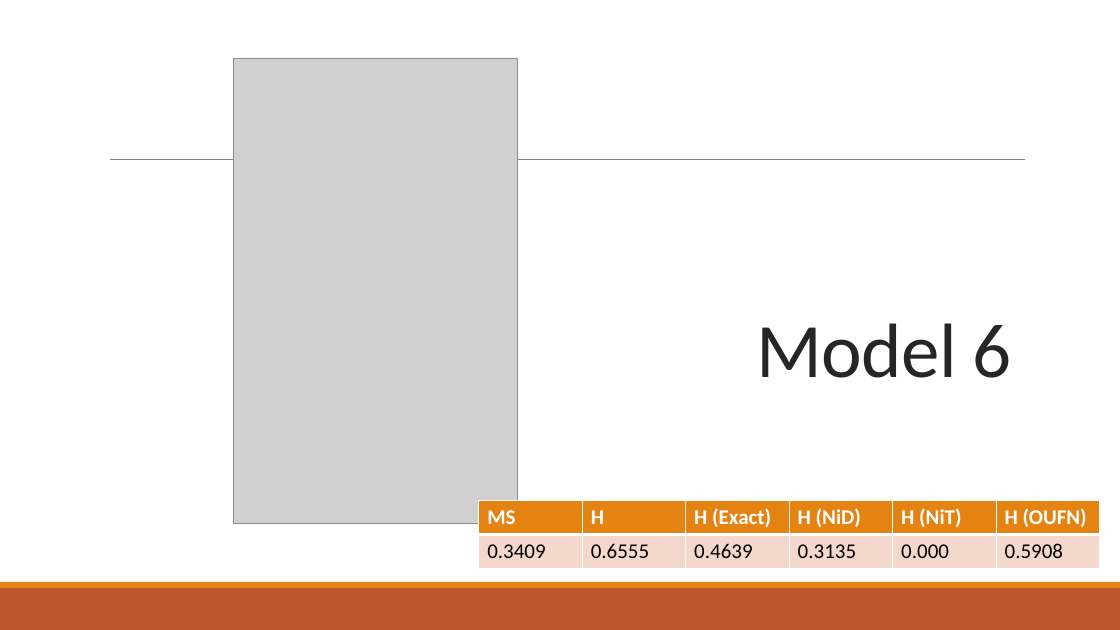
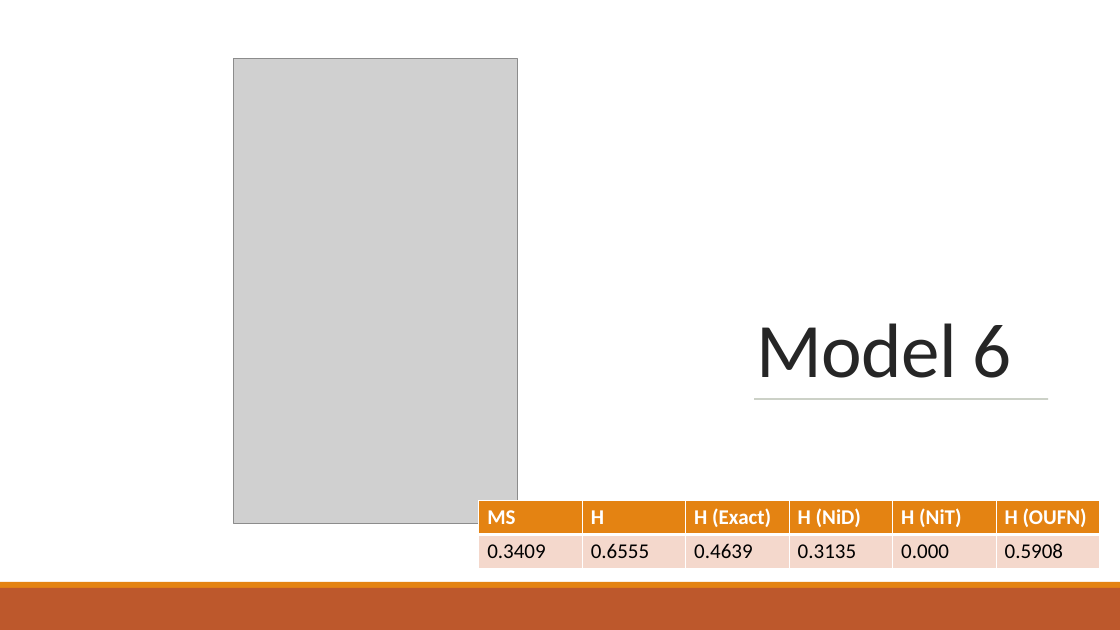
Before and after one commit to abdullahyldz/Cmpe493TermProject, a slide deck: slide 12 of Presentation/Final Presentation/Final Presentation.pptx. Drawn at 1120x630 pixels with LibreOffice and Linux fonts; fonts in the diff are those of the drawing; grey boxes stand for pictures. Boxes give left, top, right and bottom in pixels: in the first picture for what was removed or moved away, otherwise in the second. Text is boxed around its words. In the diff, an @@ line names an element or a change of style, - is before the commit and + after.

```diff
--- a/Presentation/Final Presentation/Final Presentation.pptx
+++ b/Presentation/Final Presentation/Final Presentation.pptx
@@ rectangle added at box(0, 0, 1120, 582), fill #FFFFFF @@
@@ line removed from (110, 160) to (1026, 160) @@
@@ line added from (755, 399) to (1049, 399), #637052 0.5 pt @@
```
Also in this commit, not shown: 19 other slides changed, 1 slide added, 1 slide removed.
